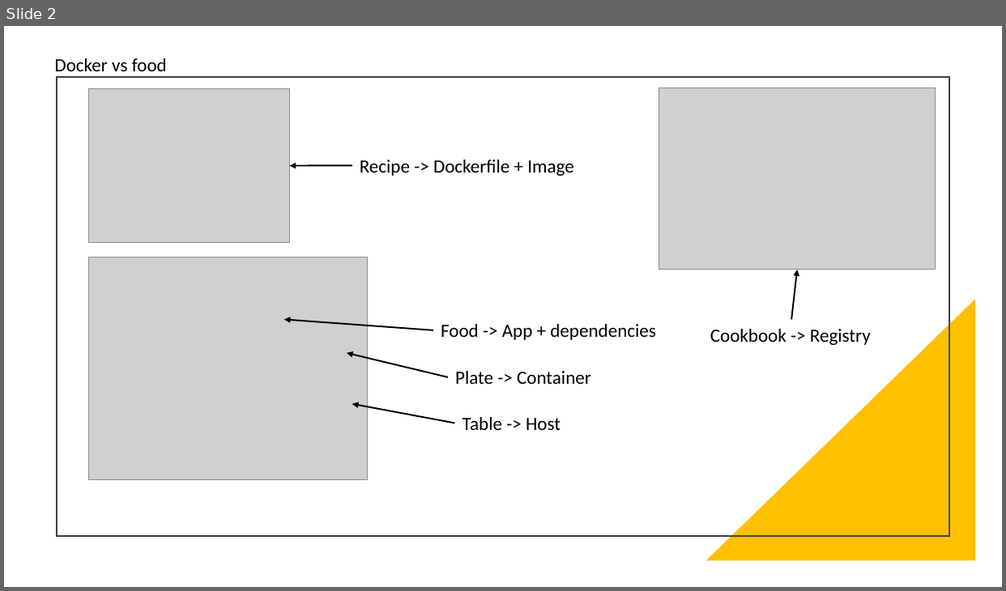
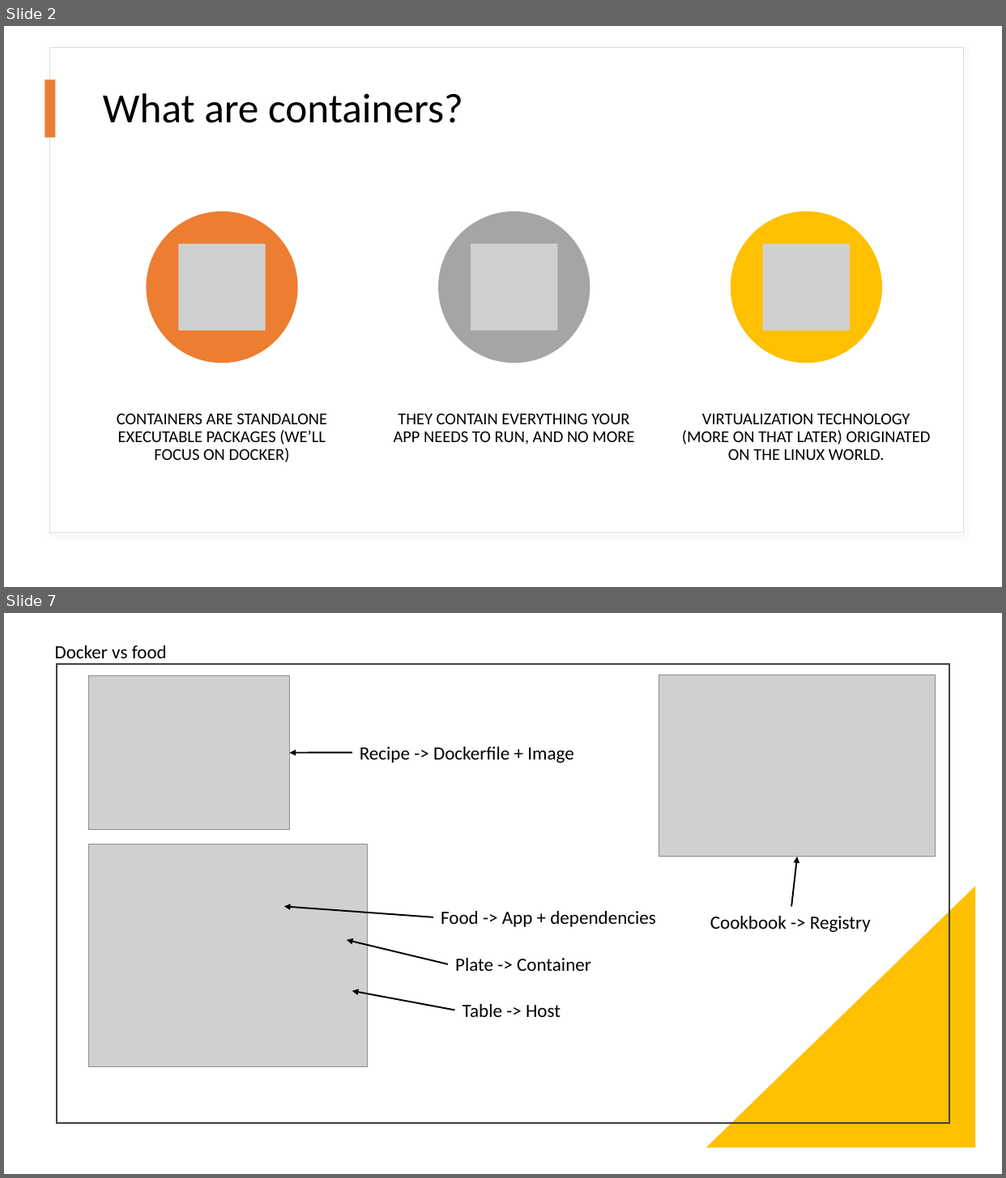
Before and after one commit to santanaguy/hexis-presentations, a slide deck: Docker Delight.pptx. Shown one above the other, each under a label of ours: slide 2 before the commit, slides 2 and 7 after it; the slides between them are not shown. The pictures are 1006x591 and 1006x1178 pixels, drawn with LibreOffice and Linux fonts; fonts in the diff are those of the drawing; grey boxes stand for pictures. Boxes give left, top, right and bottom in pixels: in the first picture for what was removed or moved away, otherwise in the second. Text is boxed around its words. In the diff, an @@ line names an element or a change of style, - is before the commit and + after.

```diff
--- a/Docker Delight.pptx
+++ b/Docker Delight.pptx
@@ slide 2 added at box(4, 26, 1002, 587), background #FFFFFF @@
@@ rectangle added at box(49, 47, 964, 533), fill #FFFFFF, outline #DEDEDE 1 pt @@
@@ rectangle added at box(45, 80, 56, 138), fill #ED7D31 @@
@@ text added at box(103, 93, 463, 123), 40 pt, text #000000 @@
+What are containers?
@@ group added at box(117, 211, 931, 463): 3 ellipses, 3 pictures, 3 texts @@
+CONTAINERS ARE STANDALONE EXECUTABLE PACKAGES (WE’LL FOCUS ON DOCKER)
+THEY CONTAIN EVERYTHING YOUR APP NEEDS TO RUN, AND NO MORE
+VIRTUALIZATION TECHNOLOGY (MORE ON THAT LATER) ORIGINATED ON THE LINUX WORLD.
@@ what was slide 2 is now slide 7 @@
```
Also in this commit, not shown: 3 slides changed, 25 other slides added, 5 slides removed, 2 other files.
